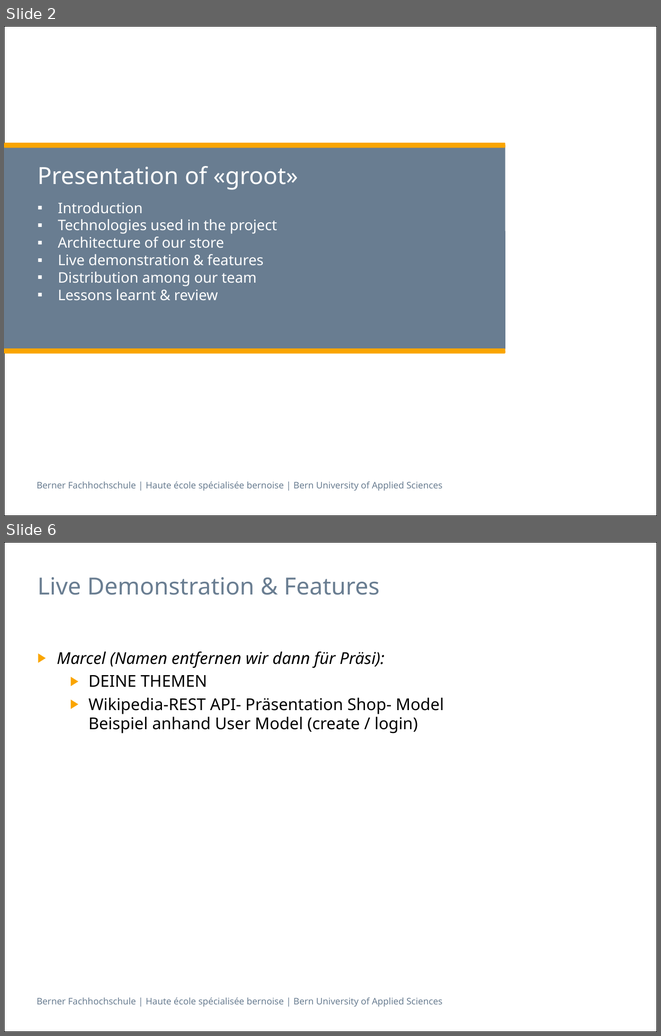
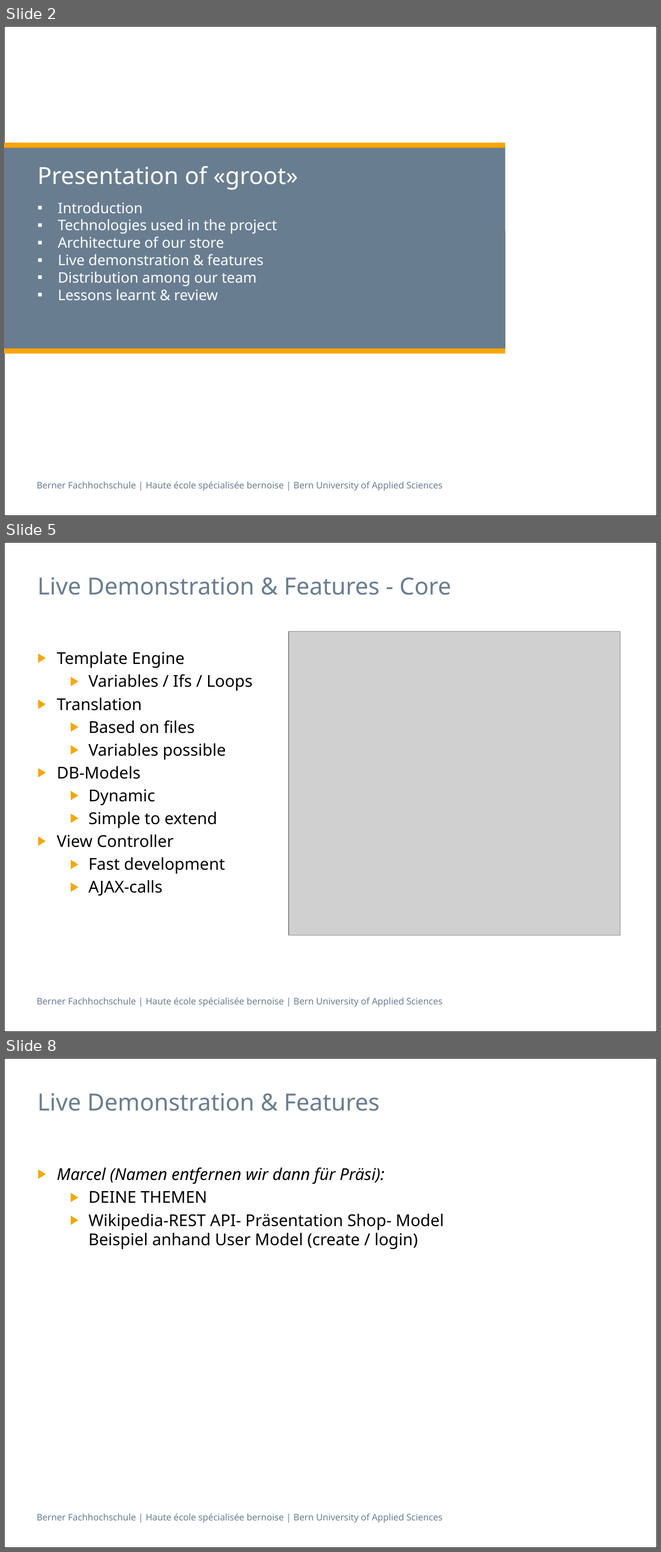
Before and after one commit to Makae/ch.bfh.bti7054.w2014.q.groot, a slide deck: trunk/doc/Presentation.pptx. Shown one above the other, each under a label of ours: slides 2 and 6 before the commit, slides 2, 5 and 8 after it; the slides between them are not shown. The pictures are 661x1036 and 661x1552 pixels, drawn with LibreOffice and Linux fonts; fonts in the diff are those of the drawing; grey boxes stand for pictures; background and template pictures are left out. Boxes give left, top, right and bottom in pixels: in the first picture for what was removed or moved away, otherwise in the second. Text is boxed around its words. In the diff, an @@ line names an element or a change of style, - is before the commit and + after.

```diff
--- a/trunk/doc/Presentation.pptx
+++ b/trunk/doc/Presentation.pptx
@@ slide 5 added at box(4, 542, 657, 1032), background #FFFFFF; not listed: 2 template elements that a slide beside it also shows @@
@@ title added at box(37, 577, 451, 595), 26 pt, text #697D91 @@
+Live Demonstration & Features - Core
@@ picture added at box(289, 632, 620, 936) @@
@@ text added at box(57, 651, 253, 896), 18 pt, text #000000 @@
+▶ Template Engine
+  ▶ Variables / Ifs / Loops
+▶ Translation
+  ▶ Based on files
+  ▶ Variables possible
+▶ DB-Models
+  ▶ Dynamic
+  ▶ Simple to extend
+▶ View Controller
+  ▶ Fast development
+  ▶ AJAX-calls
@@ what was slide 6 is now slide 8 @@
```
Also in this commit, not shown: 5 slides changed, 2 other slides added, 1 slide removed, 1 other file.
